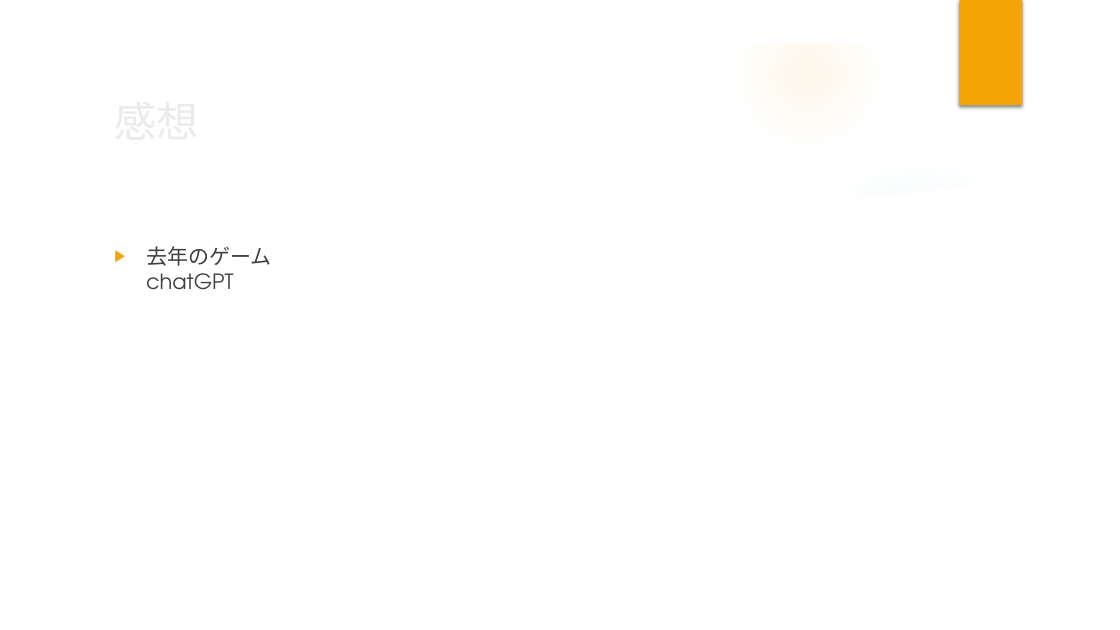
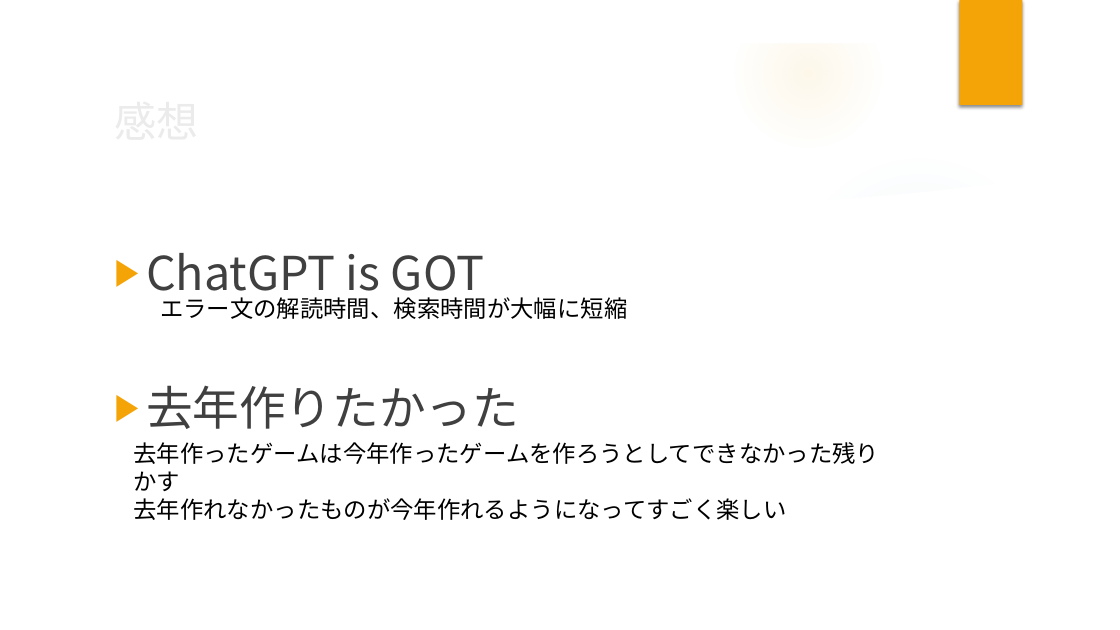
Before and after one commit to tmkttmkt/DevilTRex, a slide deck: slide 8 of その他/夏休みの課題のゲーム/RUZYEF_by對馬/PPPT/main.pptx (slide 7 before the commit). Drawn at 1120x630 pixels with LibreOffice and Linux fonts; fonts in the diff are those of the drawing; background and template pictures are left out. Boxes give left, top, right and bottom in pixels: in the first picture for what was removed or moved away, otherwise in the second. Text is boxed around its words. In the diff, an @@ line names an element or a change of style, - is before the commit and + after.

```diff
--- a/その他/夏休みの課題のゲーム/RUZYEF_by對馬/PPPT/main.pptx
+++ b/その他/夏休みの課題のゲーム/RUZYEF_by對馬/PPPT/main.pptx
@@ text at [146,253,519,429]: text changed; size 18 to 40 pt; font TeX Gyre Adventor to Noto Sans CJK JP @@
-▶ 去年のゲーム
-  chatGPT
+▶ ChatGPT is GOT
+▶ 去年作りたかった
@@ text added at [160,297,627,319], 20 pt, text #000000 @@
+エラー文の解読時間、検索時間が大幅に短縮
@@ text added at [133,442,879,520], 20 pt, text #000000 @@
+去年作ったゲームは今年作ったゲームを作ろうとしてできなかった残りかす
+去年作れなかったものが今年作れるようになってすごく楽しい
```
Also in this commit, not shown: 4 other slides changed, 2 slides added, 9 other files.
